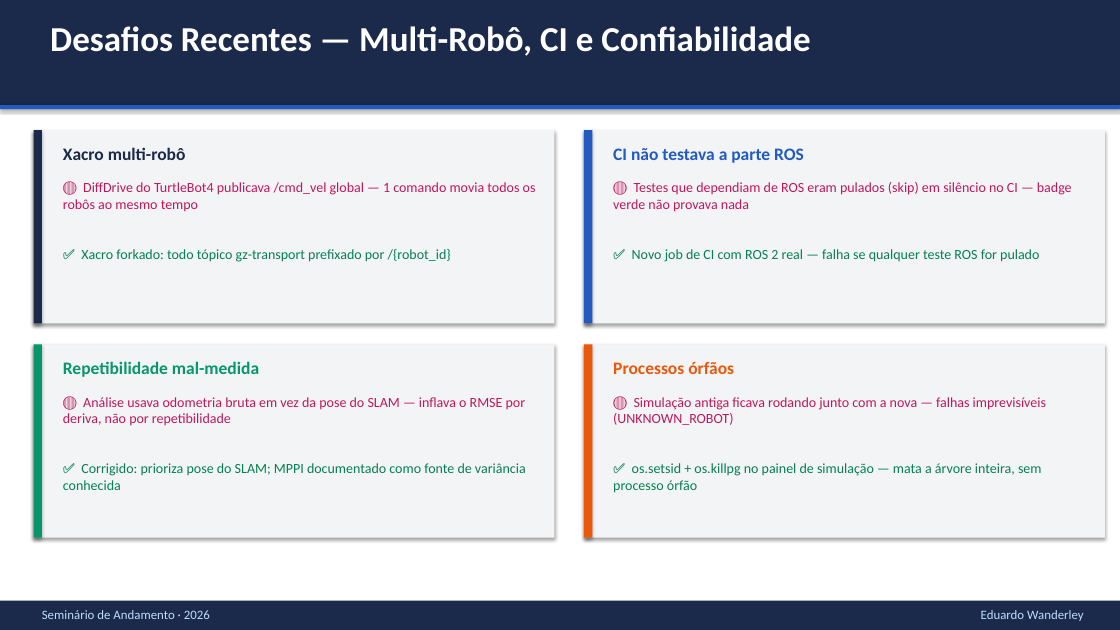
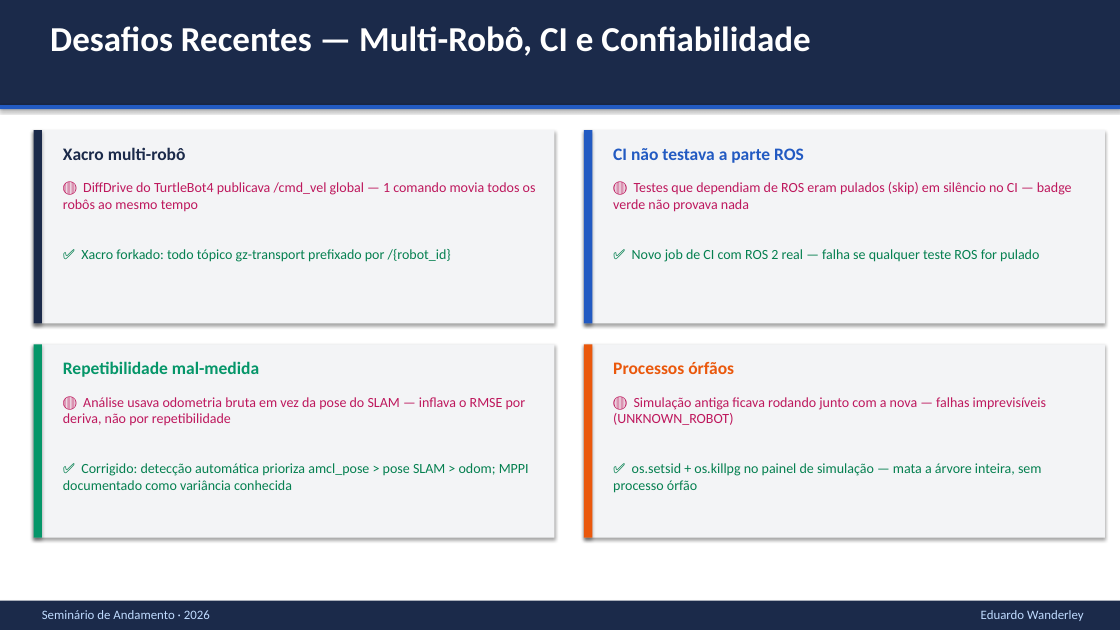
Before and after one commit to eduardowanderleyde/fleet-ui, a slide deck: slide 13 of disserta-apresenta/apresentacao_seminario.pptx. Drawn at 1120x630 pixels with LibreOffice and Linux fonts; fonts in the diff are those of the drawing. Boxes give left, top, right and bottom in pixels: in the first picture for what was removed or moved away, otherwise in the second. Text is boxed around its words. In the diff, an @@ line names an element or a change of style, - is before the commit and + after.

```diff
--- a/disserta-apresenta/apresentacao_seminario.pptx
+++ b/disserta-apresenta/apresentacao_seminario.pptx
@@ text at [63,463,529,490]: text changed @@
-✅ Corrigido: prioriza pose do SLAM; MPPI documentado como fonte de variância conhecida
+✅ Corrigido: detecção automática prioriza amcl_pose > pose SLAM > odom; MPPI documentado como variância conhecida
```
Also in this commit, not shown: 2 other files.
